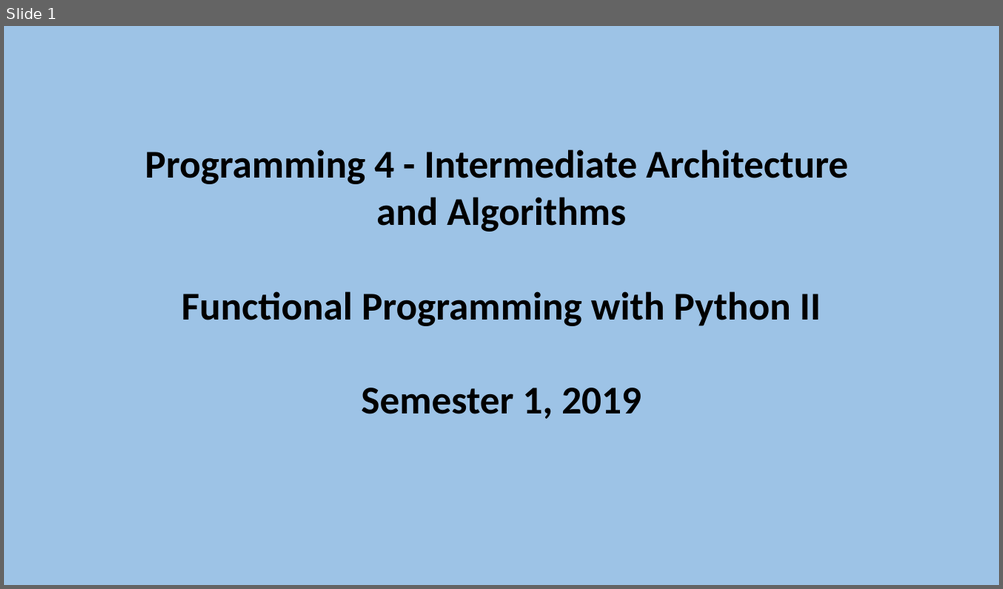
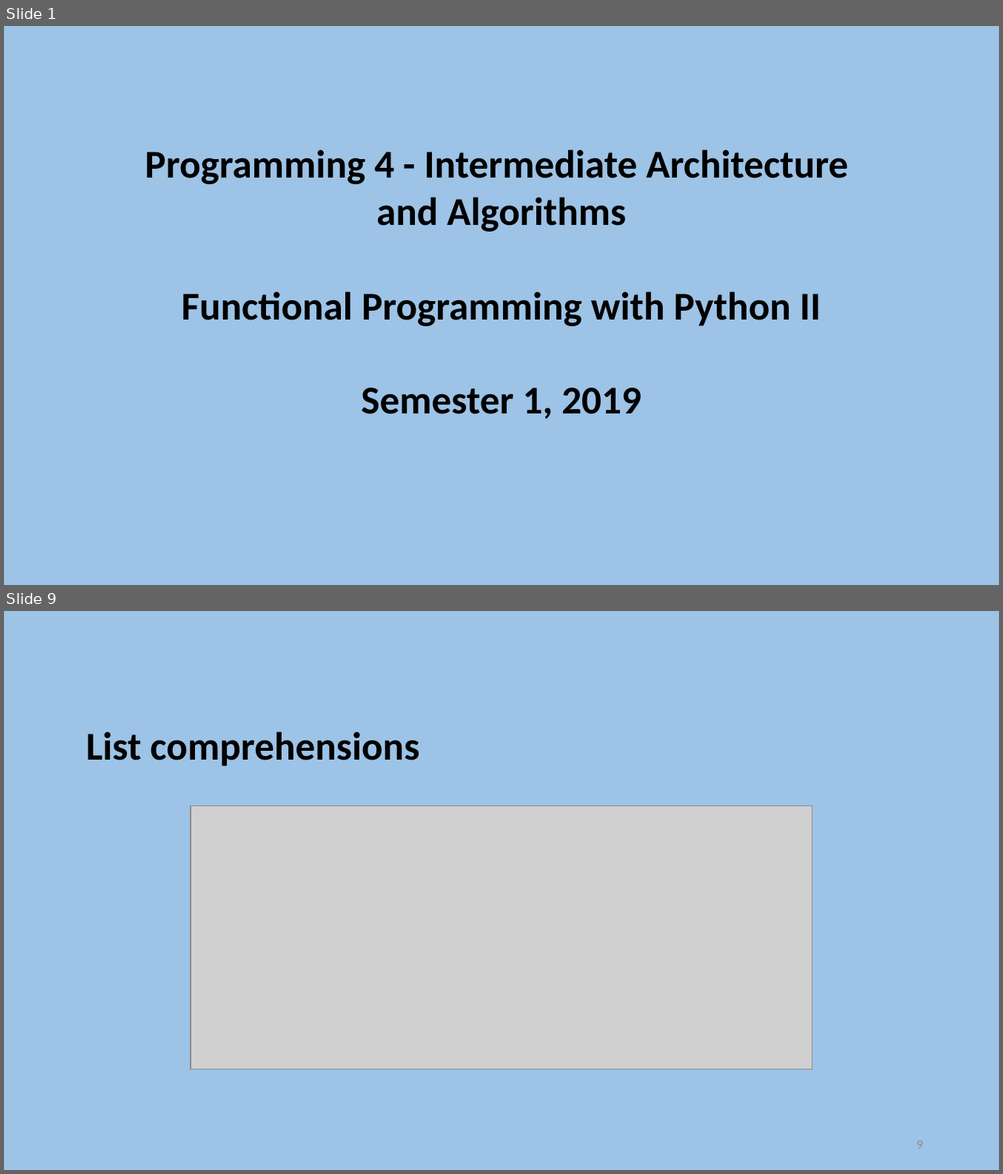
Before and after one commit to szetko/course-materials, a slide deck: Programming 4/Week 12/S2. Functional Programming with Python II.pptx. Shown one above the other, each under a label of ours: slide 1 before the commit, slides 1 and 9 after it; the slides between them are not shown. The pictures are 1003x589 and 1003x1174 pixels, drawn with LibreOffice and Linux fonts; fonts in the diff are those of the drawing; grey boxes stand for pictures. Boxes give left, top, right and bottom in pixels: in the first picture for what was removed or moved away, otherwise in the second. Text is boxed around its words. In the diff, an @@ line names an element or a change of style, - is before the commit and + after.

```diff
--- a/Programming 4/Week 12/S2. Functional Programming with Python II.pptx
+++ b/Programming 4/Week 12/S2. Functional Programming with Python II.pptx
@@ slide 9 added at (4, 611, 999, 1170), background #9DC3E6 @@
@@ text added at (86, 732, 419, 766), 38 pt, text #000000, bold @@
+List comprehensions
@@ picture added at (190, 806, 812, 1069) @@
@@ page number added at (916, 1141, 922, 1149), 12 pt, text #8C8C8C @@
+9
```
Also in this commit, not shown: 23 other slides added, 1 other file.
